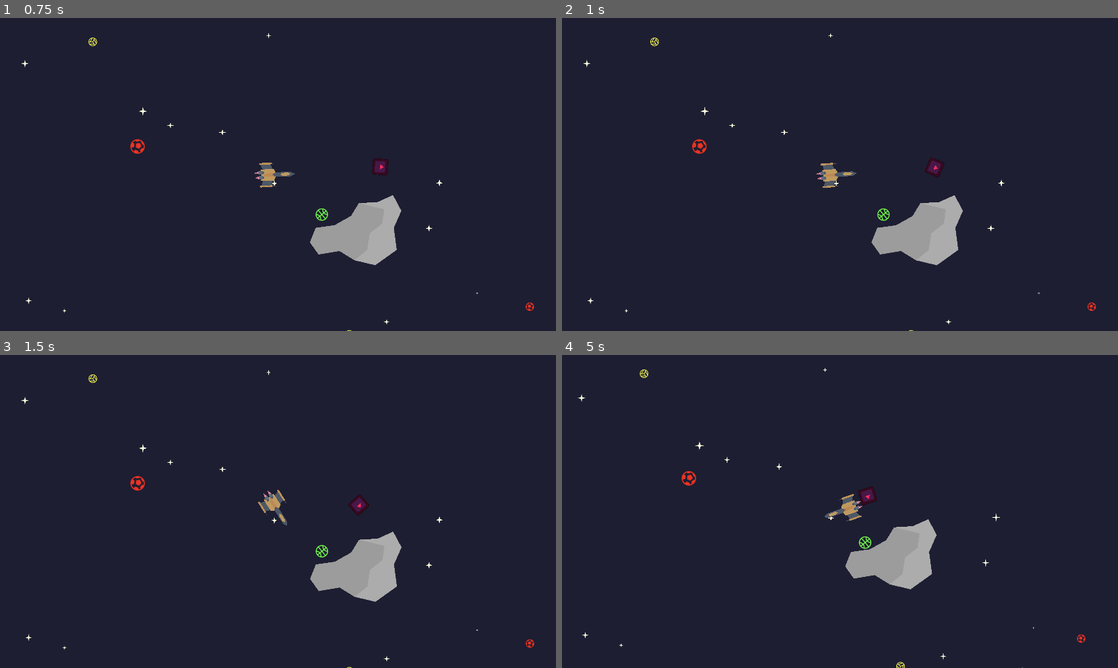
Above: before the commit, frames 1-4 (two rows, left to right).
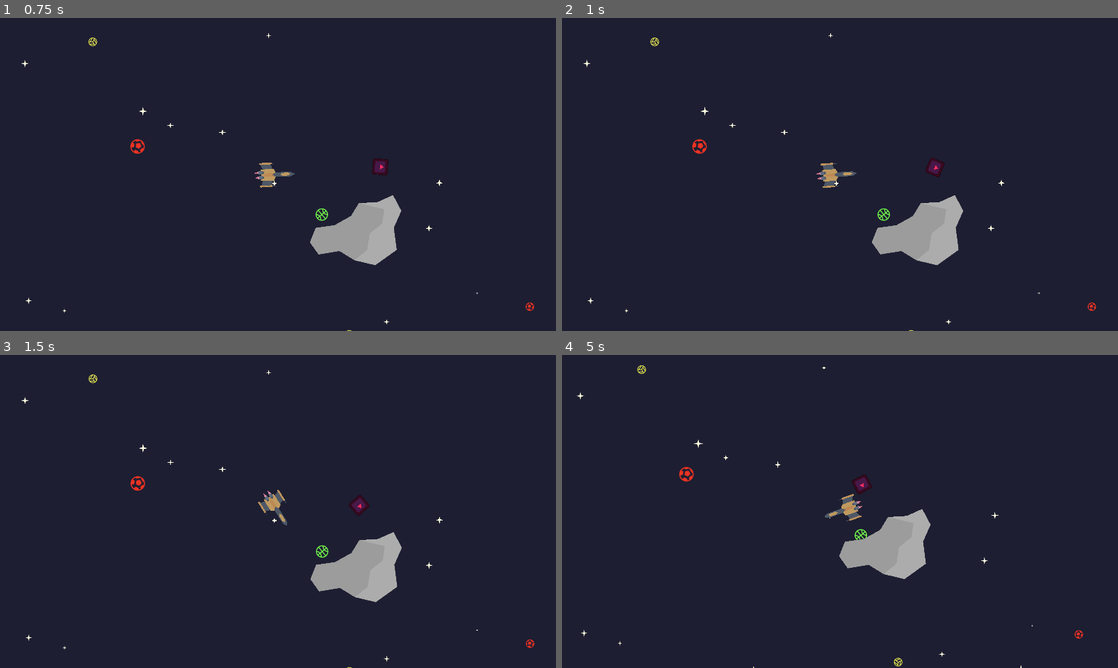
Above: after the commit, the same moments.

Repository: antax02/Ludum-Dare-58
Game: Godot game, scene res://scenes/world.tscn
The game is run twice, just before and just after one commit, with the same random seed, the same clock (stepped at 60 frames per second) and the same inputs. The engine's default icon, where the game draws it, is replaced by a stand-in: a white triangle on a blue panel in a dark square.
Inputs (mouse positions are in pixels of both pictures, inside the frame that each line leads up to):
- Up to frame 1 (0.75 s): move the mouse to (400, 158) at 0.52 s; hold D (move_right, bound only before the commit) from 0.53 s (still down); hold Right mouse button (break) from 0.53 s (still down)
- Up to frame 2 (1 s): keep holding D (move_right, bound only before the commit); keep holding Right mouse button (break); tap Space (dash, bound only before the commit) at 0.8 s
- Up to frame 3 (1.5 s): move the mouse to (166, 527) at 1.27 s; release D (move_right, bound only before the commit) at 1.28 s; release Right mouse button (break) at 1.28 s; hold S (move_down, bound only before the commit) from 1.28 s (still down); tap Space (dash, bound only before the commit) at 1.35 s
- Up to frame 4 (5 s): right-click (728, 527) at 1.55 s; move the mouse to (895, 442) at 2.02 s; release S (move_down, bound only before the commit) at 2.03 s; hold D (move_right, bound only before the commit) 2.03-2.78 s; hold Right mouse button (break) 2.03-2.78 s; tap Space (dash, bound only before the commit) at 2.3, 2.85 s; move the mouse to (812, 574) at 2.77 s; hold W (move_up, bound only before the commit) 2.78-3.53 s; right-click (812, 574) at 3.05 s; move the mouse to (1006, 558) at 3.52 s; hold Space (dash, bound only before the commit) 3.53-4.28 s; hold A (move_left, bound only before the commit) from 3.53 s (still down); click (1006, 558) at 3.6 s; move the mouse to (673, 464) at 4.27 s; right-click (673, 464) at 4.35 s

Frame 1 is identical in both runs. In frame 2, 0.2% of the frame differs, in the area x 4-97%, y 4-100%; in frame 3, 0.2%; in frame 4, 2.0%, in the area x 2-95%, y 3-100%.

Commit message:
Refactor player controls to use thrust input
Replaces directional movement and dash inputs with a single 'thrust' action mapped to the spacebar. Updates player.gd to use 'thrust' for movement towards the mouse and adjusts braking power for smoother deceleration.

Diff:
--- a/project.godot
+++ b/project.godot
@@ -28,27 +28,7 @@
 
 [input]
 
-move_right={
-"deadzone": 0.2,
-"events": [Object(InputEventKey,"resource_local_to_scene":false,"resource_name":"","device":-1,"window_id":0,"alt_pressed":false,"shift_pressed":false,"ctrl_pressed":false,"meta_pressed":false,"pressed":false,"keycode":0,"physical_keycode":68,"key_label":0,"unicode":100,"location":0,"echo":false,"script":null)
-]
-}
-move_left={
-"deadzone": 0.2,
-"events": [Object(InputEventKey,"resource_local_to_scene":false,"resource_name":"","device":-1,"window_id":0,"alt_pressed":false,"shift_pressed":false,"ctrl_pressed":false,"meta_pressed":false,"pressed":false,"keycode":0,"physical_keycode":65,"key_label":0,"unicode":97,"location":0,"echo":false,"script":null)
-]
-}
-move_up={
-"deadzone": 0.2,
-"events": [Object(InputEventKey,"resource_local_to_scene":false,"resource_name":"","device":-1,"window_id":0,"alt_pressed":false,"shift_pressed":false,"ctrl_pressed":false,"meta_pressed":false,"pressed":false,"keycode":0,"physical_keycode":87,"key_label":0,"unicode":119,"location":0,"echo":false,"script":null)
-]
-}
-move_down={
-"deadzone": 0.2,
-"events": [Object(InputEventKey,"resource_local_to_scene":false,"resource_name":"","device":-1,"window_id":0,"alt_pressed":false,"shift_pressed":false,"ctrl_pressed":false,"meta_pressed":false,"pressed":false,"keycode":0,"physical_keycode":83,"key_label":0,"unicode":115,"location":0,"echo":false,"script":null)
-]
-}
-dash={
+thrust={
 "deadzone": 0.2,
 "events": [Object(InputEventKey,"resource_local_to_scene":false,"resource_name":"","device":-1,"window_id":0,"alt_press …(191 unchanged characters)…
 ]
--- a/scripts/player.gd
+++ b/scripts/player.gd
@@ -19,24 +19,13 @@
 	get_parent().add_child(b)
 
 func _physics_process(delta):
-	if Input.is_action_pressed("move_up"):
-		velocity.y -= 1
-	if Input.is_action_pressed("move_right"):
-		velocity.x += 1
-	if Input.is_action_pressed("move_left"):
-		velocity.x -= 1
-	if Input.is_action_pressed("move_down"):
-		velocity.y += 1
-	if Input.is_action_pressed("dash"):
+	if Input.is_action_pressed("thrust"):
 		velocity += (get_global_mouse_position() - global_position).normalized() * dash_power
 	if Input.is_action_pressed("break"):
-		velocity = velocity.normalized() * max(velocity.length() - 150 * delta, 0)
+		velocity = velocity.normalized() * max(velocity.length() - 200 * delta, 0)
 	if Input.is_action_just_pressed("shoot"):
 		shoot()
 
 	get_global_mouse_position()
 	global_rotation = lerp_angle(global_rotation, (get_global_mouse_position() - global_position).angle(), rotation_speed * delta)
-
 	move_and_slide()
-	#if velocity.length() > 0:
-		#velocity = velocity.normalized() * speed
